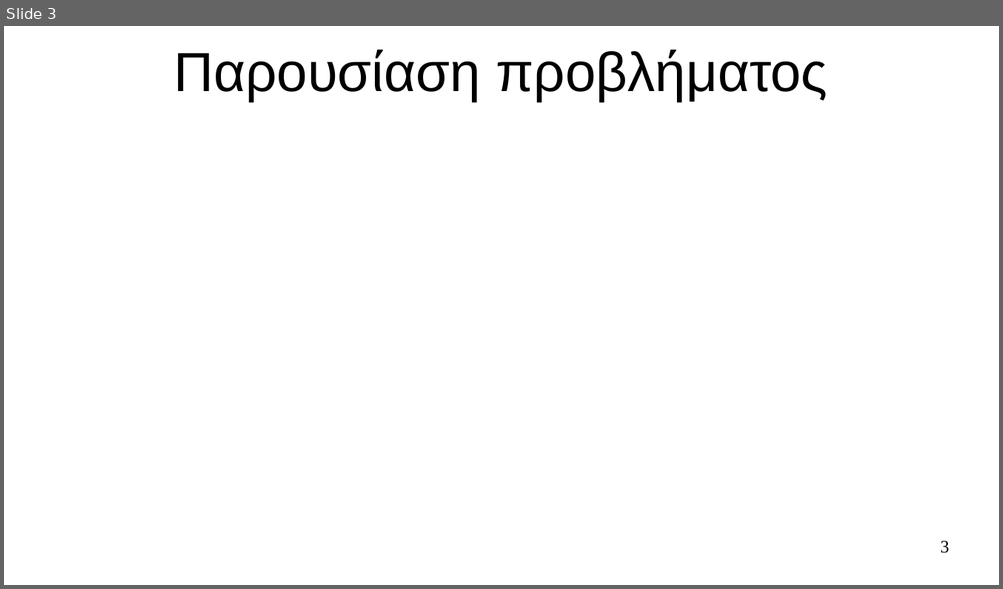
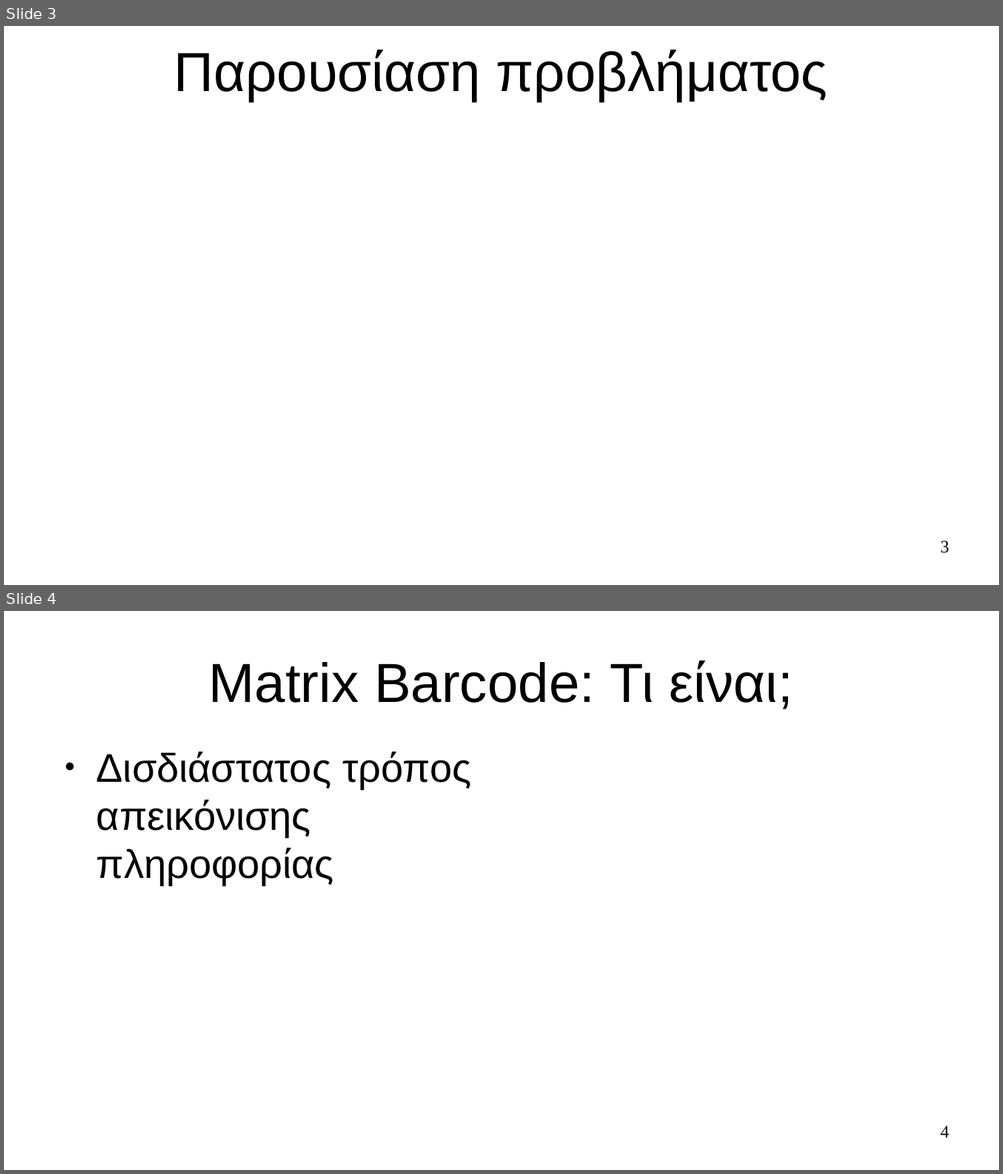
Before and after one commit to pevanget/Trigonix, a slide deck: Trigonix/Documentation/Παρουσίαση.odp. Shown one above the other, each under a label of ours: slide 3 before the commit, slides 3 and 4 after it. The pictures are 1003x589 and 1003x1174 pixels, drawn with LibreOffice and Linux fonts; fonts in the diff are those of the drawing. Boxes give left, top, right and bottom in pixels: in the first picture for what was removed or moved away, otherwise in the second. Text is boxed around its words. In the diff, an @@ line names an element or a change of style, - is before the commit and + after.

```diff
--- a/Trigonix/Documentation/Παρουσίαση.odp
+++ b/Trigonix/Documentation/Παρουσίαση.odp
@@ slide 4 added at (x1=4, y1=611, x2=999, y2=1170), background #FFFFFF @@
@@ title added at (x1=209, y1=661, x2=793, y2=709), 44 pt, text #000000 @@
+Matrix Barcode: Τι είναι;
@@ text added at (x1=96, y1=752, x2=471, y2=885), 32 pt, text #000000 @@
+● Δισδιάστατος τρόπος απεικόνισης πληροφορίας
@@ page number added at (x1=940, y1=1126, x2=949, y2=1138), 14 pt, text #000000 @@
+4
```
Also in this commit, not shown: 1 other slide added.
